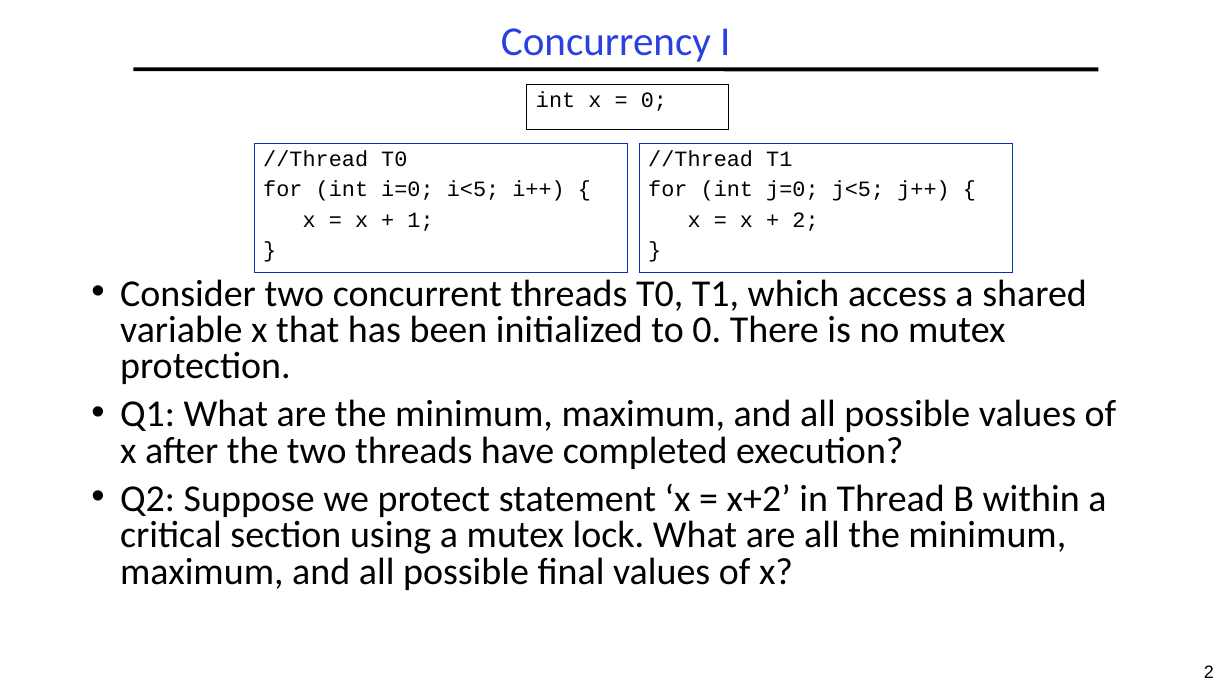
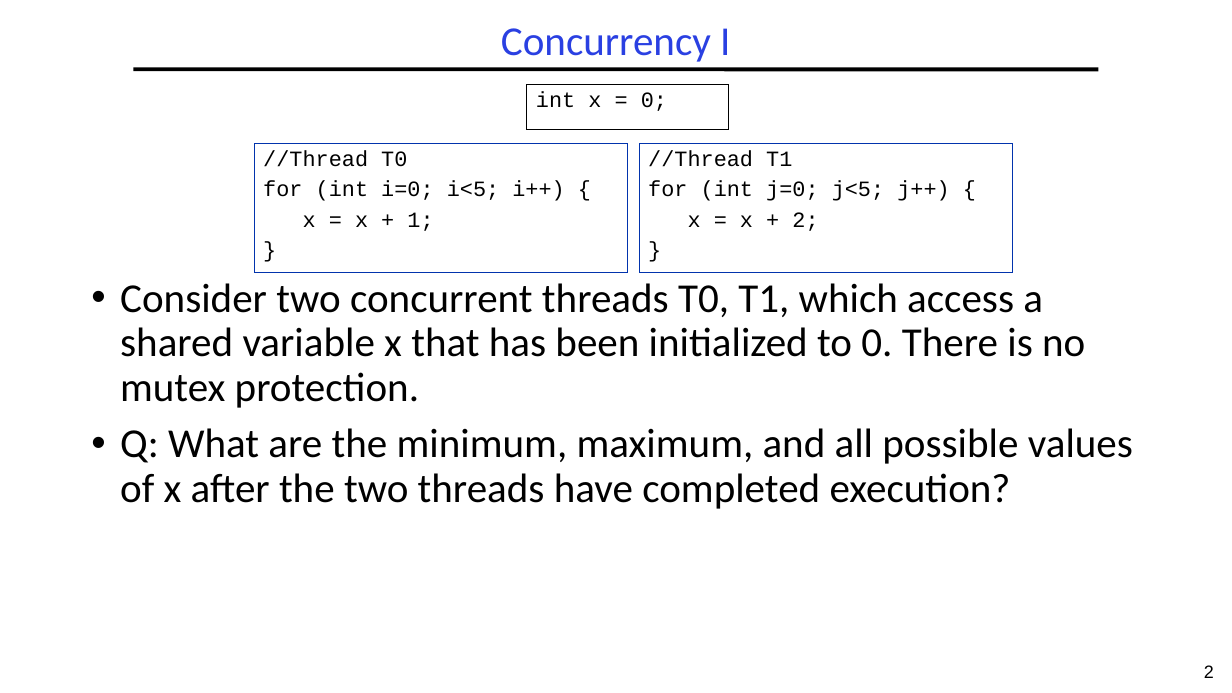
Before and after one commit to guhofstra/CSC256Fa25, a slide deck: slide 2 of PPTs/L3-Exercises ANS.pptx. Drawn at 1232x693 pixels with LibreOffice and Linux fonts; fonts in the diff are those of the drawing. Boxes give left, top, right and bottom in pixels: in the first picture for what was removed or moved away, otherwise in the second. Text is boxed around its words. In the diff, an @@ line names an element or a change of style, - is before the commit and + after.

```diff
--- a/PPTs/L3-Exercises ANS.pptx
+++ b/PPTs/L3-Exercises ANS.pptx
@@ text at (x1=120, y1=283, x2=1085, y2=408): size 29.6 to 32 pt in "Consider two concurrent threads T0, T1, which ..."; line spacing 0.8 to 0.9 @@
@@ text at (x1=120, y1=428, x2=1133, y2=509): text changed; size 29.6 to 32 pt @@
-• Q1: What are the minimum, maximum, and all possible values of x after the two threads have completed execution?
-• Q2: Suppose we protect statement ‘x = x+2’ in Thread B within a critical section using a mutex lock. What are all the minimum, maximum, and all possible final values of x?
+• Q: What are the minimum, maximum, and all possible values of x after the two threads have completed execution?
```
Also in this commit, not shown: 5 other slides changed, 5 other files.
